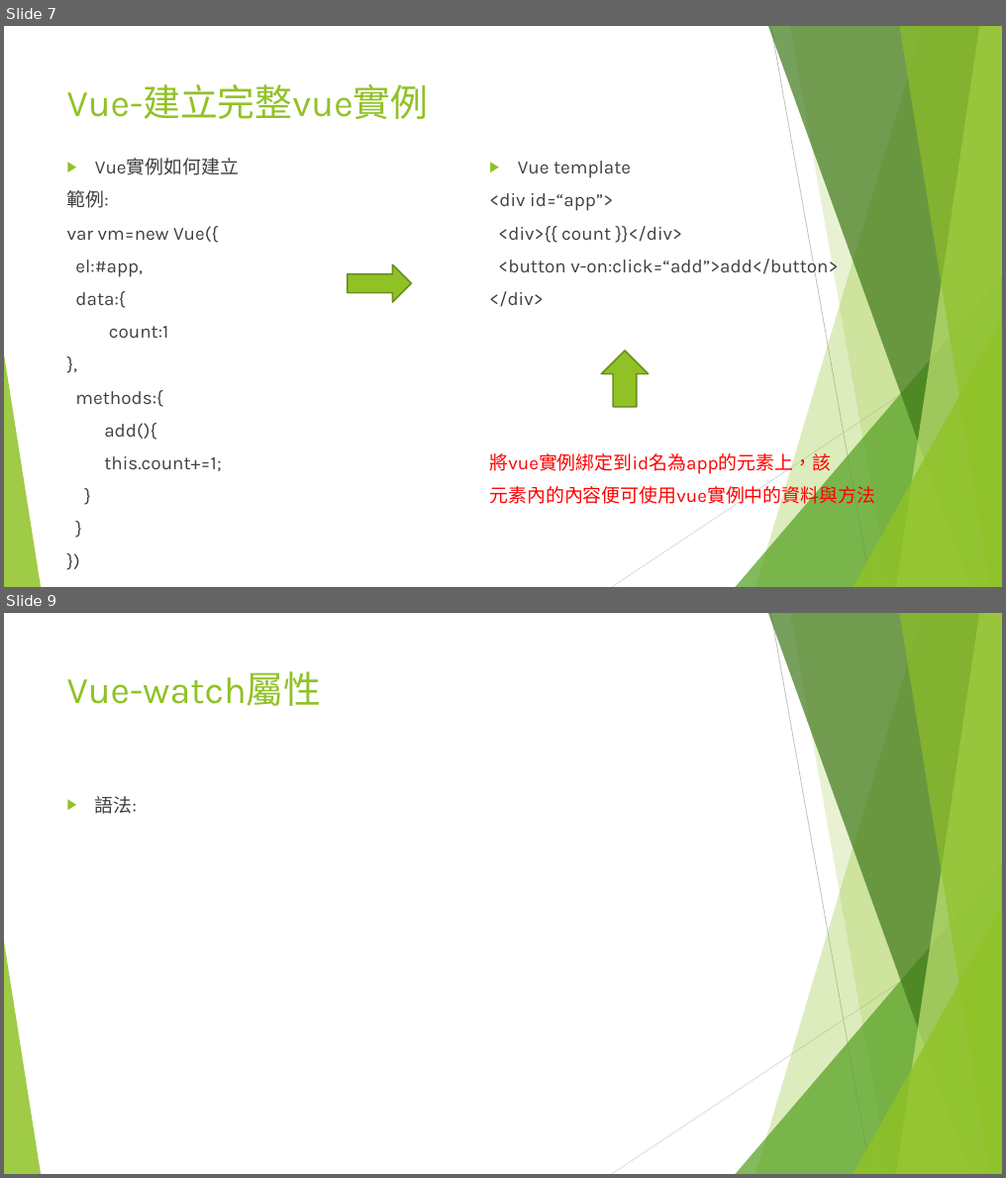
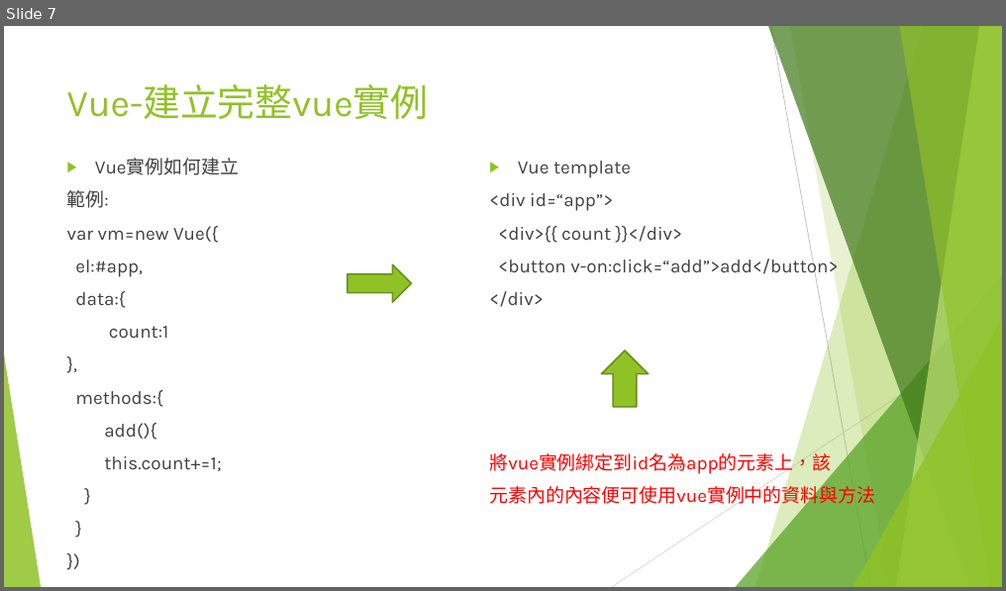
Before and after one commit to JSENESoftware/Education, a slide deck: Vue教育訓練.pptx. Shown one above the other, each under a label of ours: slides 7 and 9 before the commit, slide 7 after it; the slides between them are not shown. The pictures are 1006x1178 and 1006x591 pixels, drawn with LibreOffice and Linux fonts; fonts in the diff are those of the drawing. Boxes give left, top, right and bottom in pixels: in the first picture for what was removed or moved away, otherwise in the second. Text is boxed around its words. In the diff, an @@ line names an element or a change of style, - is before the commit and + after.

```diff
--- a/Vue教育訓練.pptx
+++ b/Vue教育訓練.pptx
@@ slide 9 removed at bbox=[4, 613, 1002, 1174], background #FFFFFF; not listed: 10 template elements that a slide beside it also shows @@
@@ title removed at bbox=[67, 671, 322, 706] @@
-Vue-watch屬性
@@ text removed at bbox=[95, 796, 137, 814] @@
-▶ 語法:
```
Also in this commit, not shown: 2 slides changed, 1 slide added, 6 other slides removed.
